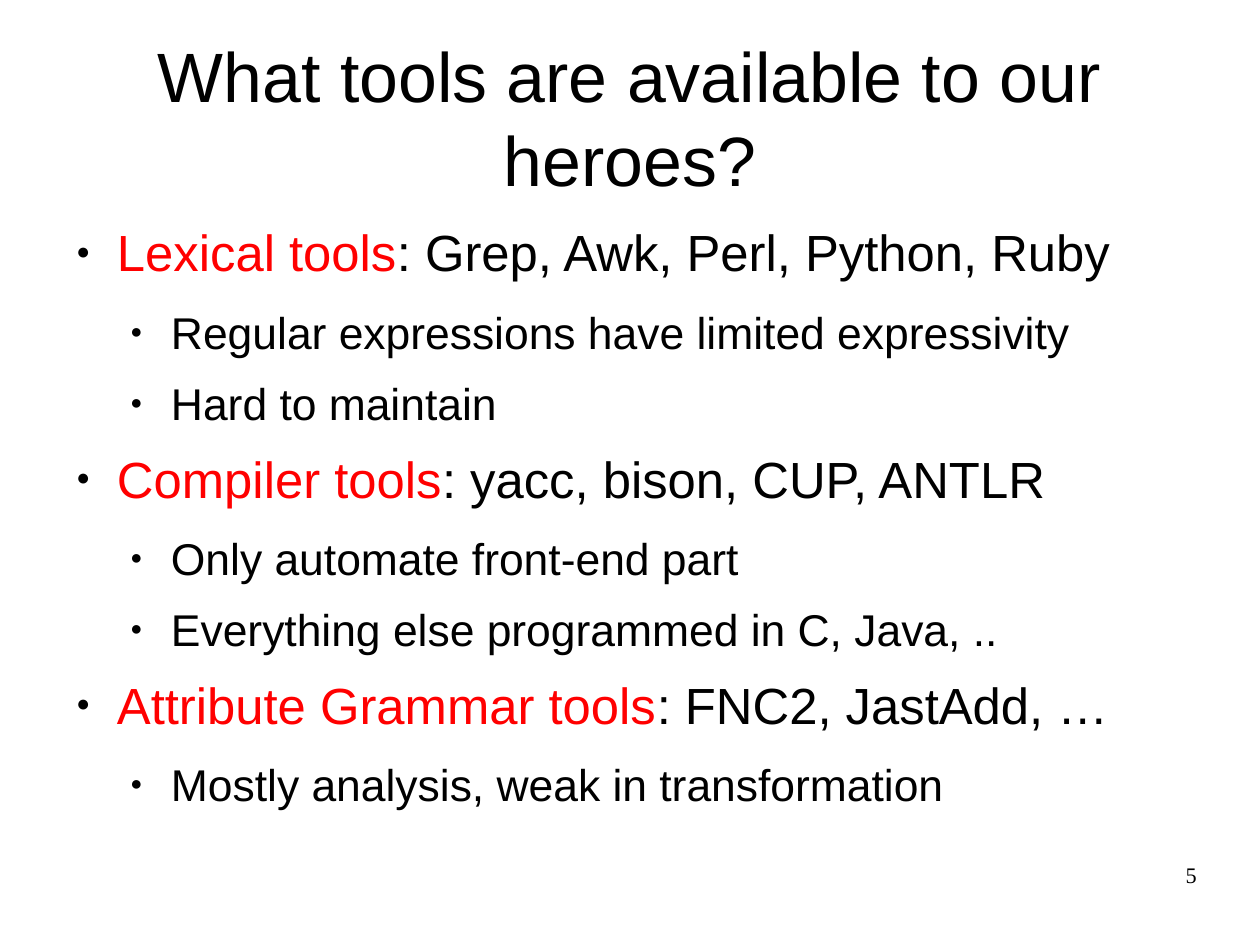
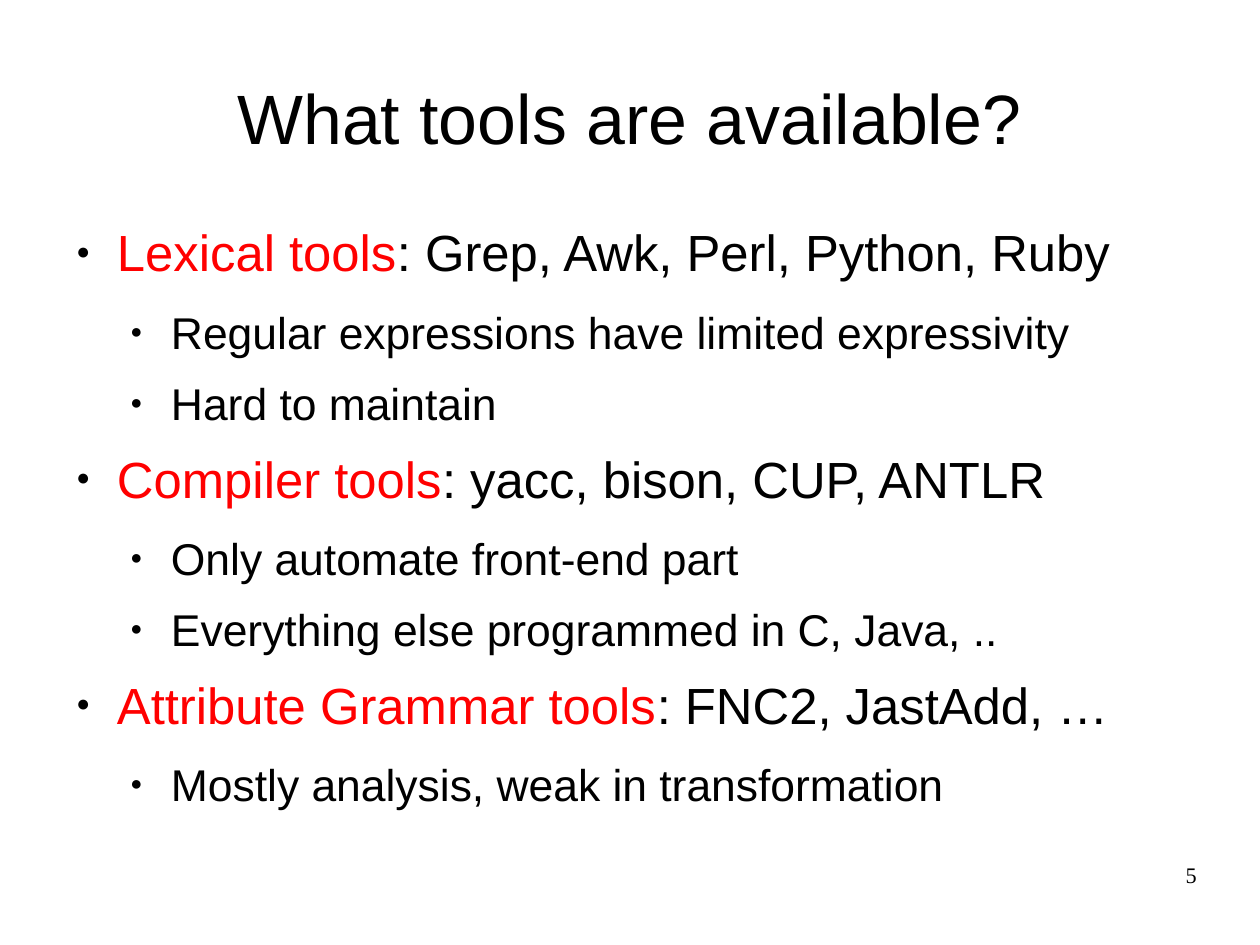
Before and after one commit to cwi-swat/meta-environment, a slide deck: slide 5 of meta-doc/analysis/rascal-slides/rascal-ictdelta.odp. Drawn at 1260x945 pixels with LibreOffice and Linux fonts; fonts in the diff are those of the drawing; background and template pictures are left out. Boxes give left, top, right and bottom in pixels: in the first picture for what was removed or moved away, otherwise in the second. Text is boxed around its words. In the diff, an @@ line names an element or a change of style, - is before the commit and + after.

```diff
--- a/meta-doc/analysis/rascal-slides/rascal-ictdelta.odp
+++ b/meta-doc/analysis/rascal-slides/rascal-ictdelta.odp
@@ title at (x1=237, y1=93, x2=1021, y2=145): text changed @@
-What tools are available to our heroes?
+What tools are available?
```
Also in this commit, not shown: 2 other slides changed, 1 slide added, 1 slide removed, 3 other files.
